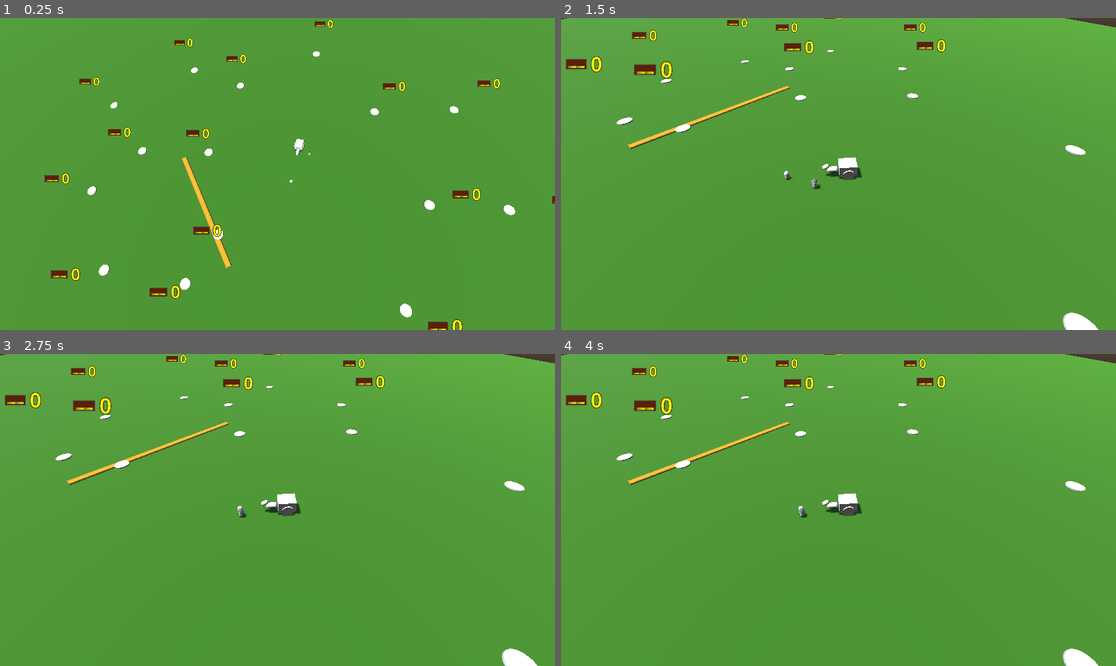
Above: before the commit, frames 1-4 (two rows, left to right).
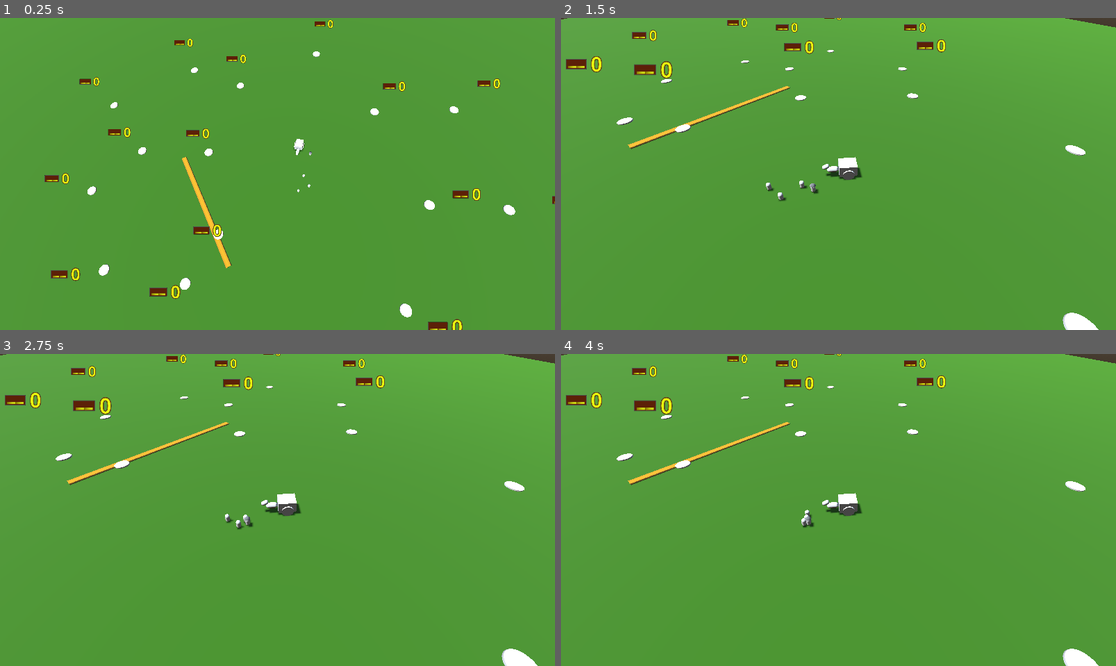
Above: after the commit, the same moments.

Repository: squirrelsoftcompany/LD58
Game: Godot game, scene res://scene/SceneTestSynack.tscn
Same seed, same stepped clock (60 frames per second), same inputs: the game is played once before the commit and once after it. This scene is started directly instead of the project's main scene.
Inputs (mouse positions are in pixels of both pictures, inside the frame that each line leads up to):
- Up to frame 1 (0.25 s): no input
- Up to frame 2 (1.5 s): tap Enter (ui_accept) at 0.5, 0.77 s; move the mouse to (960, 158) at 0.52 s; click (960, 158) at 0.67 s; move the mouse to (727, 189) at 1.27 s; click (727, 189) at 1.42 s
- Up to frame 3 (2.75 s): tap Enter (ui_accept) at 1.52 s; move the mouse to (333, 441) at 2.02 s; click (333, 441) at 2.17 s
- Up to frame 4 (4 s): move the mouse to (810, 572) at 2.77 s; click (810, 572) at 2.92 s; tap Enter (ui_accept) at 3.02, 3.5, 3.77 s; move the mouse to (1005, 556) at 3.52 s; click (1005, 556) at 3.67 s

The runs differ from the first frame. In frame 1, less than 0.1% of the frame differs, in the area x 52-57%, y 42-56%; in frame 2, 0.2%, in the area x 36-47%, y 48-59%; in frame 3, 0.1%; in frame 4, 0.1%.
Error in both runs: Invalid access to property or key 'outgoing_roads' on a base object of type 'Nil'. (res://Scripts/Places/road.gd:40)

Commit message:
Streets are not safe... (more bandits during ambush)

Diff:
--- a/Scripts/ambush.gd
+++ b/Scripts/ambush.gd
@@ -6,7 +6,7 @@
 var caravan: Caravan
 @export var spawn_distance: float = 5.0
 @export var guard_distance: float = 0.5
-@export var spread_radius: float = 0.1
+@export var spread_radius: float = 3.0
 @export var direction: Vector3 = Vector3.BACK
 @export var bandit_scene: PackedScene
 
@@ -49,7 +49,7 @@
 		var lateral_offset = Vector3(
 			randf_range(-spread_radius, spread_radius),
 			0.0,
-			randf_range(-spread_radius * 0.2, spread_radius * 0.2)
+			randf_range(-spread_radius * 0.5, spread_radius * 0.5)
 		)
 		var spawn_pos = caravan_pos + forward_dir * spawn_distance + lateral_offset
 
--- a/Scripts/caravan.gd
+++ b/Scripts/caravan.gd
@@ -139,13 +139,13 @@
 	else:
 		next_crimerate = p_next_zone.crimeRate
 
-	var path_crimerate = (current_crimerate + next_crimerate)/2
+	var path_crimerate = (current_crimerate + next_crimerate)/2.0
 	print("path crimerate : ",path_crimerate)
 	var nb_bandit
 	if path_crimerate < 15:
 		nb_bandit = 0
 	else:
 		path_crimerate = max(path_crimerate - (randi() % 16),0)
-		var mapped = (path_crimerate - 20) / (100 - 20) * 7 + 1
+		var mapped = (path_crimerate - 15.0) / (50.0 - 20.0) * 7.0 + 1.0
 		nb_bandit = int(clamp(round(mapped), 1, 8))
 	return nb_bandit
